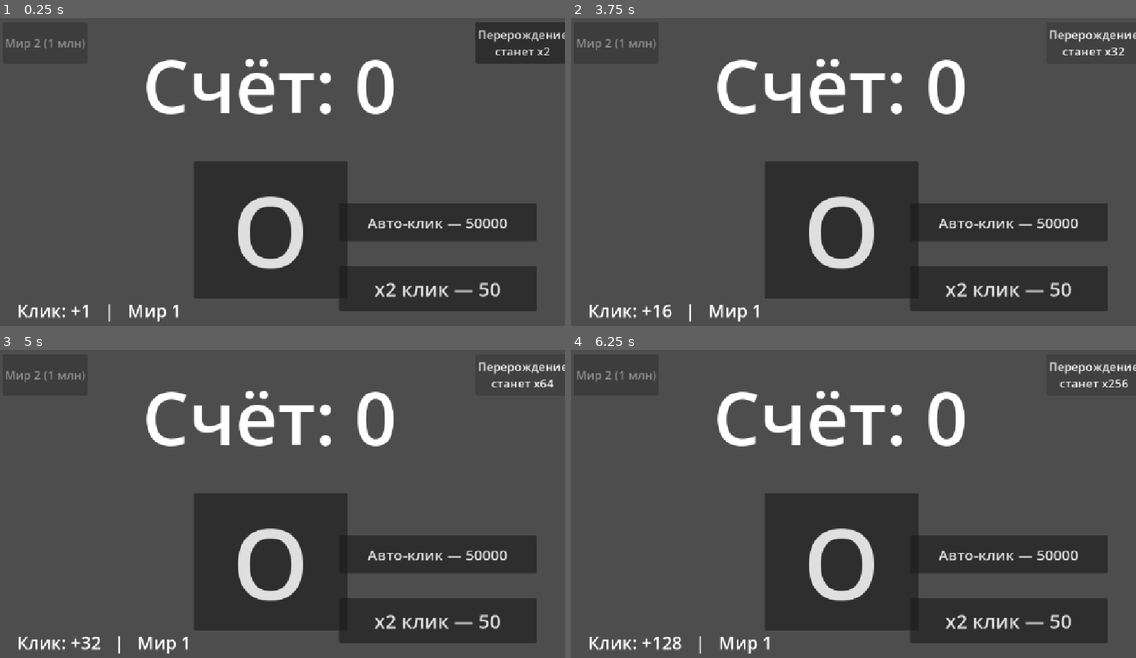
Above: before the commit, frames 1-4 (two rows, left to right).
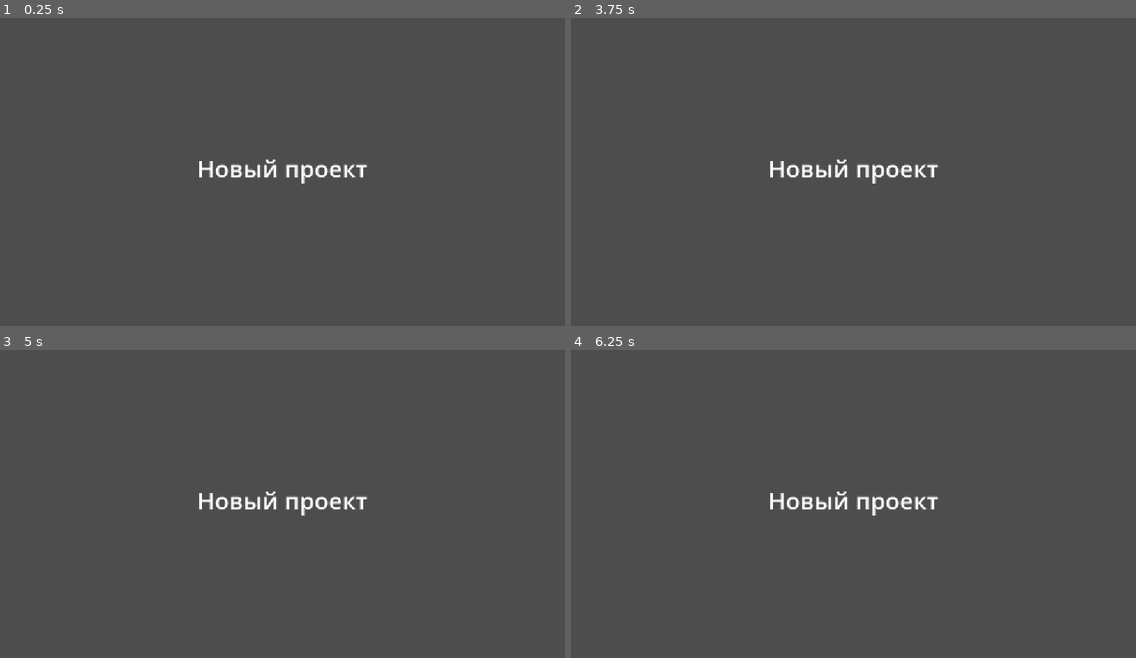
Above: after the commit, the same moments.

Repository: k98879971-bit/-
Game: Godot game, scene res://main.tscn
Same seed, same stepped clock (60 frames per second), same inputs: the game is played once before the commit and once after it. Before the commit the project starts from res://control.tscn.
Inputs (mouse positions are in pixels of both pictures, inside the frame that each line leads up to):
- Up to frame 1 (0.25 s): no input
- Up to frame 2 (3.75 s): click (842, 230) at 0.5 s, where only the run before the commit has a clickable "O"; click (1090, 42) at 1.25 s, where only the run before the commit has a clickable "Перерождение станет x2"; click (1090, 42) at 2 s, where only the run before the commit has a clickable "Перерождение станет x4"; click (1090, 42) at 2.75 s, where only the run before the commit has a clickable "Перерождение станет x8"; click (1090, 42) at 3.5 s, where only the run before the commit has a clickable "Перерождение станет x16"
- Up to frame 3 (5 s): click (519, 374) at 4.25 s, where only the run before the commit has a clickable "Перерождение станет x32"
- Up to frame 4 (6.25 s): click (1090, 374) at 5 s, where only the run before the commit has a clickable "Перерождение станет x64"; click (1090, 374) at 5.75 s, where only the run before the commit has a clickable "Перерождение станет x128"

The runs differ from the first frame. In frame 1, 26% of the frame differs, in the area x 1-100%, y 1-99%; in frame 2, 24%; in frame 3, 24%; in frame 4, 24%.

Commit message:
reset: снести кликер, чистый Godot-проект для новой игры

Diff:
--- a/control.gd
+++ /dev/null
@@ -1,189 +0,0 @@
-extends Control
-
-
-var score: int = 0
-var base_click: int = 1
-var multiplier_bought: bool = false
-var auto_clicker: bool = false
-var rebirths: int = 0
-var world: int = 1
-var world2_unlocked: bool = false
-
-const SAVE_PATH := "user://save.cfg"
-const X2_COST := 50
-const AUTO_COST := 50000
-const WORLD2_COST := 1000000
-const AUTO_INTERVAL := 2.0
-
-@onready var click_button: Button = $Button
-@onready var score_label: Label = $Label
-@onready var info_label: Label = $MultiplierLabel
-@onready var shop_button: Button = $ShopButton
-@onready var auto_button: Button = $AutoClickerButton
-@onready var rebirth_button: Button = $RebirthButton
-@onready var world_button: Button = $WorldButton
-@onready var auto_timer: Timer = $AutoTimer
-
-
-func _ready() -> void:
-	load_score()
-	setup_auto_timer()
-	if world == 2:
-		resize_click_button()
-	update_ui()
-
-
-func effective_click() -> int:
-	return base_click * (1 << rebirths)
-
-
-func _on_button_pressed() -> void:
-	score += effective_click()
-	if world == 2:
-		randomize_button()
-	update_ui()
-	save_score()
-
-
-func _on_shop_button_pressed() -> void:
-	if multiplier_bought:
-		return
-	if score >= X2_COST:
-		score -= X2_COST
-		multiplier_bought = true
-		base_click = 2
-		update_ui()
-		save_score()
-
-
-func _on_auto_button_pressed() -> void:
-	if auto_clicker:
-		return
-	if score >= AUTO_COST:
-		score -= AUTO_COST
-		auto_clicker = true
-		setup_auto_timer()
-		update_ui()
-		save_score()
-
-
-func _on_rebirth_button_pressed() -> void:
-	# Сброс счёта и улучшений, множитель x2 навсегда. Авто-клик и мир 2 сохраняются.
-	score = 0
-	multiplier_bought = false
-	base_click = 1
-	rebirths += 1
-	update_ui()
-	save_score()
-
-
-func _on_world_button_pressed() -> void:
-	if world == 1:
-		if not world2_unlocked:
-			return
-		world = 2
-		resize_click_button()
-		randomize_button()
-	else:
-		world = 1
-		reset_click_button()
-	update_ui()
-	save_score()
-
-
-func _on_auto_timer_timeout() -> void:
-	score += effective_click()
-	update_ui()
-	save_score()
-
-
-func setup_auto_timer() -> void:
-	if auto_clicker:
-		auto_timer.wait_time = AUTO_INTERVAL
-		auto_timer.start()
-	else:
-		auto_timer.stop()
-
-
-func randomize_button() -> void:
-	var bounds := size
-	var bw := click_button.size.x
-	var bh := click_button.size.y
-	var nx := randf_range(0.0, maxf(bounds.x - bw, 0.0))
-	var ny := randf_range(0.0, maxf(bounds.y - bh, 0.0))
-	click_button.position = Vector2(nx, ny)
-
-
-func resize_click_button() -> void:
-	click_button.size = Vector2(200, 180)
-	click_button.add_theme_font_size_override("font_size", 120)
-
-
-func reset_click_button() -> void:
-	click_button.position = Vector2(395, 303)
-	click_button.size = Vector2(314, 281)
-	click_button.add_theme_font_size_override("font_size", 200)
-
-
-func update_ui() -> void:
-	score_label.text = "Счёт: " + str(score)
-	info_label.text = "Клик: +" + str(effective_click()) + "   |   Мир " + str(world)
-
-	if multiplier_bought:
-		shop_button.text = "x2 куплено"
-		shop_button.disabled = true
-	else:
-		shop_button.text = "x2 клик — " + str(X2_COST)
-
-	if auto_clicker:
-		auto_button.text = "Авто-клик куплен"
-		auto_button.disabled = true
-	else:
-		auto_button.text = "Авто-клик — " + str(AUTO_COST)
-
-	rebirth_button.text = "Перерождение\nстанет x" + str(1 << (rebirths + 1))
-
-	if world == 2:
-		world_button.text = "Вернуться в мир 1"
-	else:
-		world_button.text = "Мир 2 (1 млн)"
-		world_button.disabled = not world2_unlocked
-
-
-func save_score() -> void:
-	var f := ConfigFile.new()
-	f.set_value("game", "score", score)
-	f.set_value("game", "base_click", base_click)
-	f.set_value("game", "multiplier_bought", multiplier_bought)
-	f.set_value("game", "auto_clicker", auto_clicker)
-	f.set_value("game", "rebirths", rebirths)
-	f.set_value("game", "world", world)
-	f.set_value("game", "world2_unlocked", world2_unlocked)
-	var err := f.save(SAVE_PATH)
-	if err != OK:
-		push_warning("Не удалось сохранить: " + str(err))
-
-
-func load_score() -> void:
-	var f := ConfigFile.new()
-	if f.load(SAVE_PATH) == OK:
-		score = int(f.get_value("game", "score", 0))
-		base_click = int(f.get_value("game", "base_click", 1))
-		multiplier_bought = bool(f.get_value("game", "multiplier_bought", false))
-		auto_clicker = bool(f.get_value("game", "auto_clicker", false))
-		rebirths = int(f.get_value("game", "rebirths", 0))
-		world = int(f.get_value("game", "world", 1))
-		world2_unlocked = bool(f.get_value("game", "world2_unlocked", false))
-
-
-func _process(_delta: float) -> void:
-	# Открываем мир 2 при достижении 1 млн кликов
-	if not world2_unlocked and score >= WORLD2_COST:
-		world2_unlocked = true
-		update_ui()
-		save_score()
-
-
-func _notification(what: int) -> void:
-	if what == NOTIFICATION_APPLICATION_PAUSED or what == NOTIFICATION_APPLICATION_FOCUS_OUT:
-		save_score()
--- a/control.tscn
+++ /dev/null
@@ -1,100 +0,0 @@
-[gd_scene format=3 uid="uid://djl70asmuvg7p"]
-
-[ext_resource type="Script" uid="uid://bvpnol3rwn1o7" path="res://control.gd" id="1_0fbet"]
-
-[node name="Control" type="Control" unique_id=395991191]
-layout_mode = 3
-anchors_preset = 15
-anchor_right = 1.0
-anchor_bottom = 1.0
-grow_horizontal = 2
-grow_vertical = 2
-script = ExtResource("1_0fbet")
-
-[node name="Button" type="Button" parent="." unique_id=27179282]
-layout_mode = 0
-offset_left = 395.0
-offset_top = 303.0
-offset_right = 709.0
-offset_bottom = 584.0
-theme_override_font_sizes/font_size = 200
-text = "O"
-
-[node name="Label" type="Label" parent="." unique_id=1131993713]
-layout_mode = 0
-offset_left = 290.0
-offset_top = 44.0
-offset_right = 725.0
-offset_bottom = 249.0
-theme_override_font_sizes/font_size = 150
-text = "Coins"
-
-[node name="RebirthButton" type="Button" parent="." unique_id=27179290]
-layout_mode = 1
-anchors_preset = 0
-anchor_left = 0.86
-anchor_top = 0.03
-anchor_right = 0.99
-anchor_bottom = 0.16
-grow_horizontal = 2
-grow_vertical = 2
-theme_override_font_sizes/font_size = 24
-text = "Перерождение"
-
-[node name="WorldButton" type="Button" parent="." unique_id=27179291]
-layout_mode = 1
-anchors_preset = 0
-anchor_left = 0.01
-anchor_top = 0.03
-anchor_right = 0.15
-anchor_bottom = 0.16
-grow_horizontal = 2
-grow_vertical = 2
-theme_override_font_sizes/font_size = 24
-text = "Мир 2 (1 млн)"
-
-[node name="AutoClickerButton" type="Button" parent="." unique_id=27179292]
-layout_mode = 1
-anchors_preset = 0
-anchor_left = 0.6
-anchor_top = 0.6
-anchor_right = 0.95
-anchor_bottom = 0.72
-grow_horizontal = 2
-grow_vertical = 2
-theme_override_font_sizes/font_size = 30
-text = "Авто-клик — 50000"
-
-[node name="ShopButton" type="Button" parent="." unique_id=27179283]
-layout_mode = 1
-anchors_preset = 0
-anchor_left = 0.6
-anchor_top = 0.8
-anchor_right = 0.95
-anchor_bottom = 0.94
-grow_horizontal = 2
-grow_vertical = 2
-theme_override_font_sizes/font_size = 40
-text = "x2 клик — 50"
-
-[node name="MultiplierLabel" type="Label" parent="." unique_id=1131993714]
-layout_mode = 1
-anchors_preset = 0
-anchor_left = 0.03
-anchor_top = 0.9
-anchor_right = 0.5
-anchor_bottom = 0.98
-grow_horizontal = 2
-grow_vertical = 2
-theme_override_font_sizes/font_size = 36
-text = "Клик: +1"
-
-[node name="AutoTimer" type="Timer" parent="." unique_id=27179293]
-wait_time = 2.0
-
-[connection signal="pressed" from="Button" to="." method="_on_button_pressed"]
-[connection signal="pressed" from="ShopButton" to="." method="_on_shop_button_pressed"]
-[connection signal="pressed" from="AutoClickerButton" to="." method="_on_auto_button_pressed"]
-[connection signal="pressed" from="RebirthButton" to="." method="_on_rebirth_button_pressed"]
-[connection signal="pressed" from="WorldButton" to="." method="_on_world_button_pressed"]
-[connection signal="timeout" from="AutoTimer" to="." method="_on_auto_timer_timeout"]
--- a/icon.svg
+++ b/icon.svg
@@ -1 +1 @@
-<svg xmlns="http://www.w3.org/2000/svg" width="128" height=" …(67 unchanged characters)… ke="#212532" stroke-width="4" rx="14"/><g fill="#fff" transform="translate(12.322 12.322)scale(.101)"><path d="M105 673v33q407 354 814 0v-33z"/><path fill="#478cbf" d="m105 673 152 14q12 1 15 14l4 67 132 10 8-61q2-11 15-15h162q13 4 15 15l8 61 132-10 4-67q3-13 15-14l152-14V427q30-39 56-81-35-59-83-108-43 20-82 47-40-37-88-64 7-51 8-102-59-28-123-42-26 43-46 89-49-7-98 0-20-46-46-89-64 14-123 42 1 51 8 102-48 27-88 64-39-27-82-47-48 49-83 108 26 42 56 81zm0 33v39c0 276 813 276 814 0v-39l-134 12-5 69q-2 10-14 13l-162 11q-12 0-16-11l-10-65H446l-10 65q-4 11-16 11l-162-11q-12-3-14-13l-5-69z"/><path d="M483 600c0 34 58 34 58 0v-86c0-34-58-34-58 0z"/><circle cx="725" cy="526" r="90"/><circle cx="299" cy="526" r="90"/></g><g fill="#414042" transform="translate(12.322 12.322)scale(.101)"><circle cx="307" cy="532" r="60"/><circle cx="717" cy="532" r="60"/></g></svg>
+<svg xmlns="http://www.w3.org/2000/svg" width="128" height=" …(67 unchanged characters)… ke="#212532" stroke-width="4" rx="14"/><circle cx="64" cy="64" r="36" fill="#478cbf"/></svg>
--- /dev/null
+++ b/main.tscn
@@ -0,0 +1,26 @@
+[gd_scene format=3 uid="uid://b0main0000001"]
+
+[node name="Main" type="Control"]
+layout_mode = 3
+anchors_preset = 15
+anchor_right = 1.0
+anchor_bottom = 1.0
+grow_horizontal = 2
+grow_vertical = 2
+
+[node name="Label" type="Label" parent="."]
+layout_mode = 1
+anchors_preset = 8
+anchor_left = 0.5
+anchor_top = 0.5
+anchor_right = 0.5
+anchor_bottom = 0.5
+offset_left = -150.0
+offset_top = -40.0
+offset_right = 150.0
+offset_bottom = 40.0
+grow_horizontal = 2
+grow_vertical = 2
+theme_override_font_sizes/font_size = 48
+text = "Новый проект"
+horizontal_alignment = 1
--- a/project.godot
+++ b/project.godot
@@ -1,17 +1,13 @@
 ; Engine configuration file.
 ; It's best edited using the editor UI and not directly,
 ; since the parameters that go here are not all obvious.
-;
-; Format:
-;   [section] ; section goes between []
-;   param=value ; assign values to parameters
 
 config_version=5
 
 [application]
 
-config/name="Click if you want"
-run/main_scene="res://control.tscn"
+config/name="My Game"
+run/main_scene="res://main.tscn"
 config/features=PackedStringArray("4.7", "Mobile")
 config/icon="res://icon.svg"
 
@@ -20,10 +16,6 @@
 window/stretch/mode="canvas_items"
 window/stretch/aspect="expand"
 
-[physics]
-
-3d/physics_engine="Jolt Physics"
-
 [rendering]
 
 rendering_device/driver.windows="d3d12"
Not shown, removed: control.gd.uid
